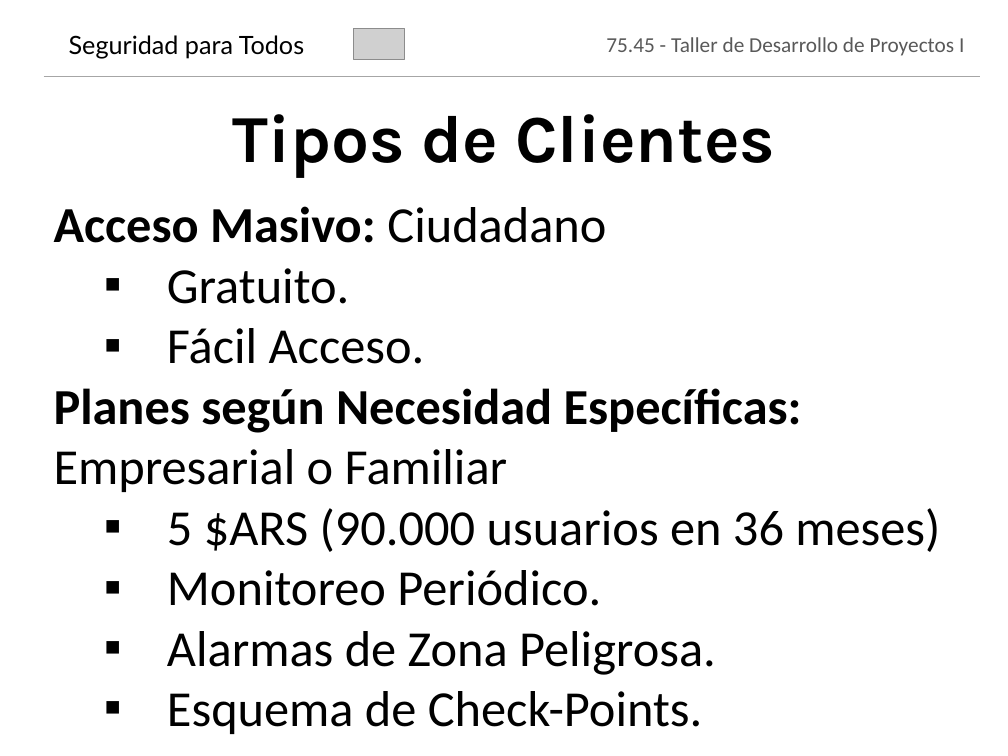
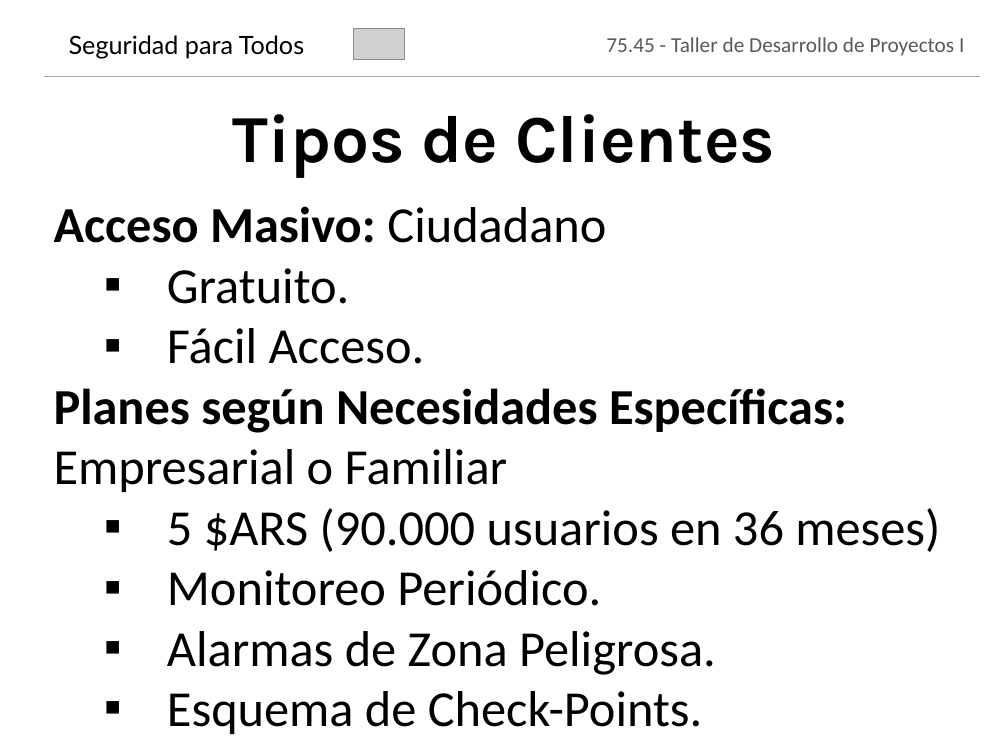
Before and after one commit to jmonetti/2012-1er-taller-de-desarrollo-de-proyectos-i, a slide deck: slide 4 of docs/Presentacion.pptx. Drawn at 1008x756 pixels with LibreOffice and Linux fonts; fonts in the diff are those of the drawing; grey boxes stand for pictures; background and template pictures are left out. Boxes give left, top, right and bottom in pixels: in the first picture for what was removed or moved away, otherwise in the second. Text is boxed around its words. In the diff, an @@ line names an element or a change of style, - is before the commit and + after.

Commit message:
Corrrección.

```diff
--- a/docs/Presentacion.pptx
+++ b/docs/Presentacion.pptx
@@ text at [54, 388, 847, 492]: text changed @@
-Planes según Necesidad Específicas: Empresarial o Familiar
+Planes según Necesidades Específicas: Empresarial o Familiar
```
